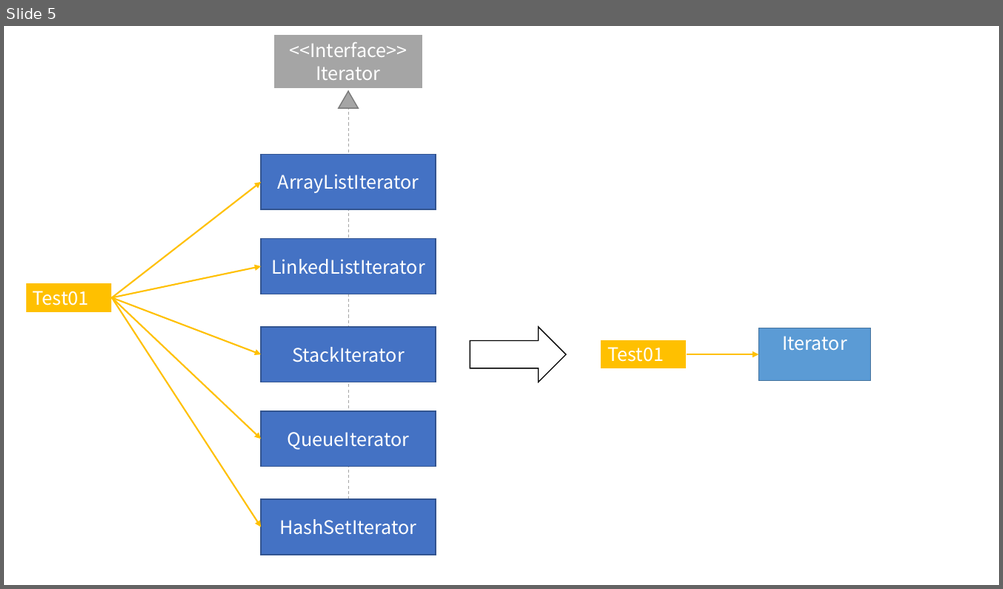
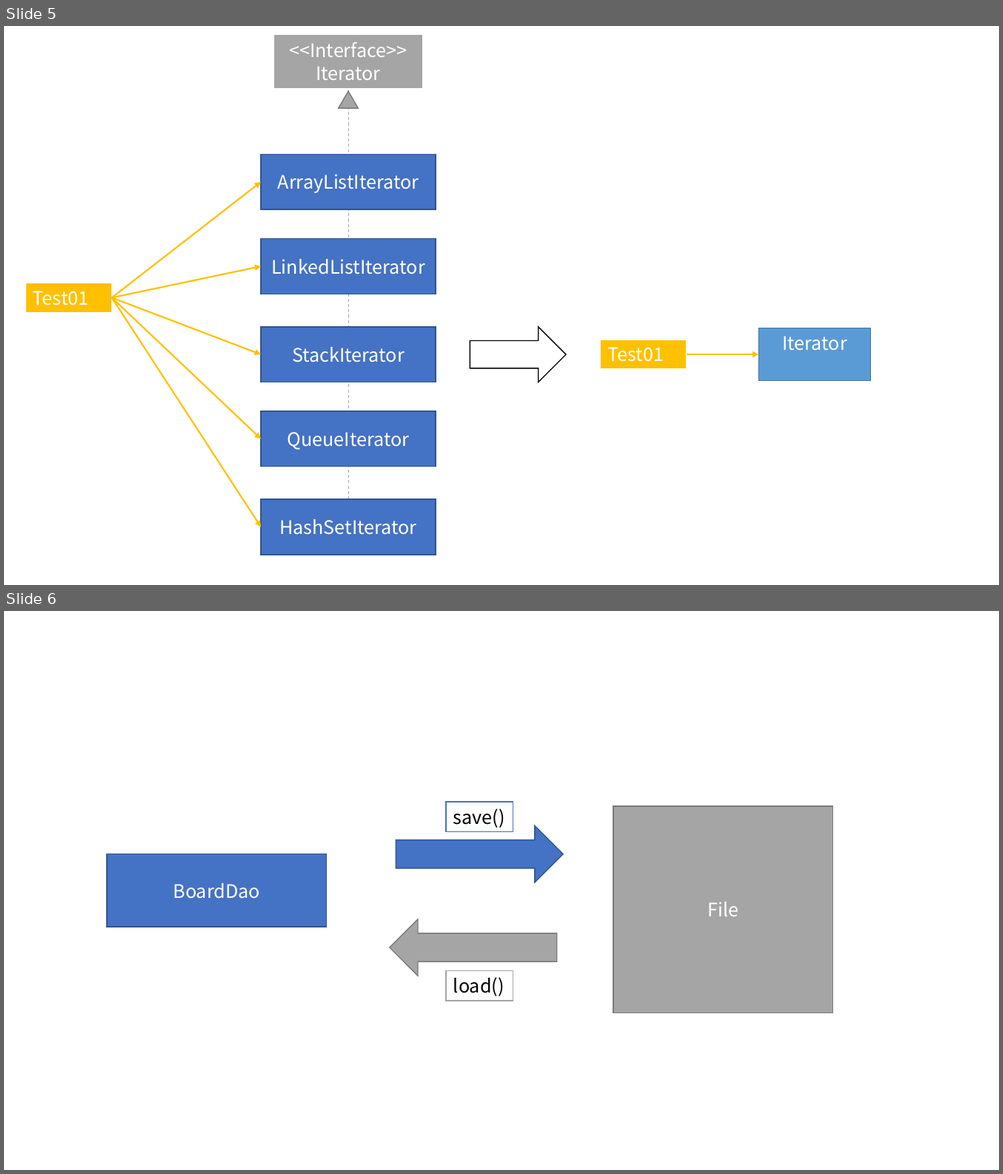
Before and after one commit to Dingadung/2022-study-workspace, a slide deck: study-note/자바/2022-08-06 내용정리.pptx. Shown one above the other, each under a label of ours: slide 5 before the commit, slides 5 and 6 after it. The pictures are 1003x589 and 1003x1174 pixels, drawn with LibreOffice and Linux fonts; fonts in the diff are those of the drawing. Boxes give left, top, right and bottom in pixels: in the first picture for what was removed or moved away, otherwise in the second. Text is boxed around its words. In the diff, an @@ line names an element or a change of style, - is before the commit and + after.

Commit message:
일부러 에러 내보기 in BoardDao

```diff
--- a/study-note/자바/2022-08-06 내용정리.pptx
+++ b/study-note/자바/2022-08-06 내용정리.pptx
@@ slide 6 added at <box>4,611,999,1170</box>, background #FFFFFF @@
@@ rectangle added at <box>446,802,513,832</box>, fill #FFFFFF, outline #4472C4 1 pt, 18 pt, text #000000 @@
+save()
@@ rectangle added at <box>614,806,833,1013</box>, fill #A5A5A5, outline #7A7A7A 1 pt, 18 pt, text #FFFFFF @@
+File
@@ right arrow added at <box>395,826,563,883</box>, fill #4472C4, outline #325491 1 pt @@
@@ rectangle added at <box>107,854,327,927</box>, fill #4472C4, outline #325491 1 pt, 18 pt, text #FFFFFF @@
+BoardDao
@@ left arrow added at <box>390,920,557,977</box>, fill #A5A5A5, outline #7A7A7A 1 pt @@
@@ rectangle added at <box>446,971,513,1000</box>, fill #FFFFFF, outline #A5A5A5 1 pt, 18 pt, text #000000 @@
+load()
```
Also in this commit, not shown: 1 other file.
